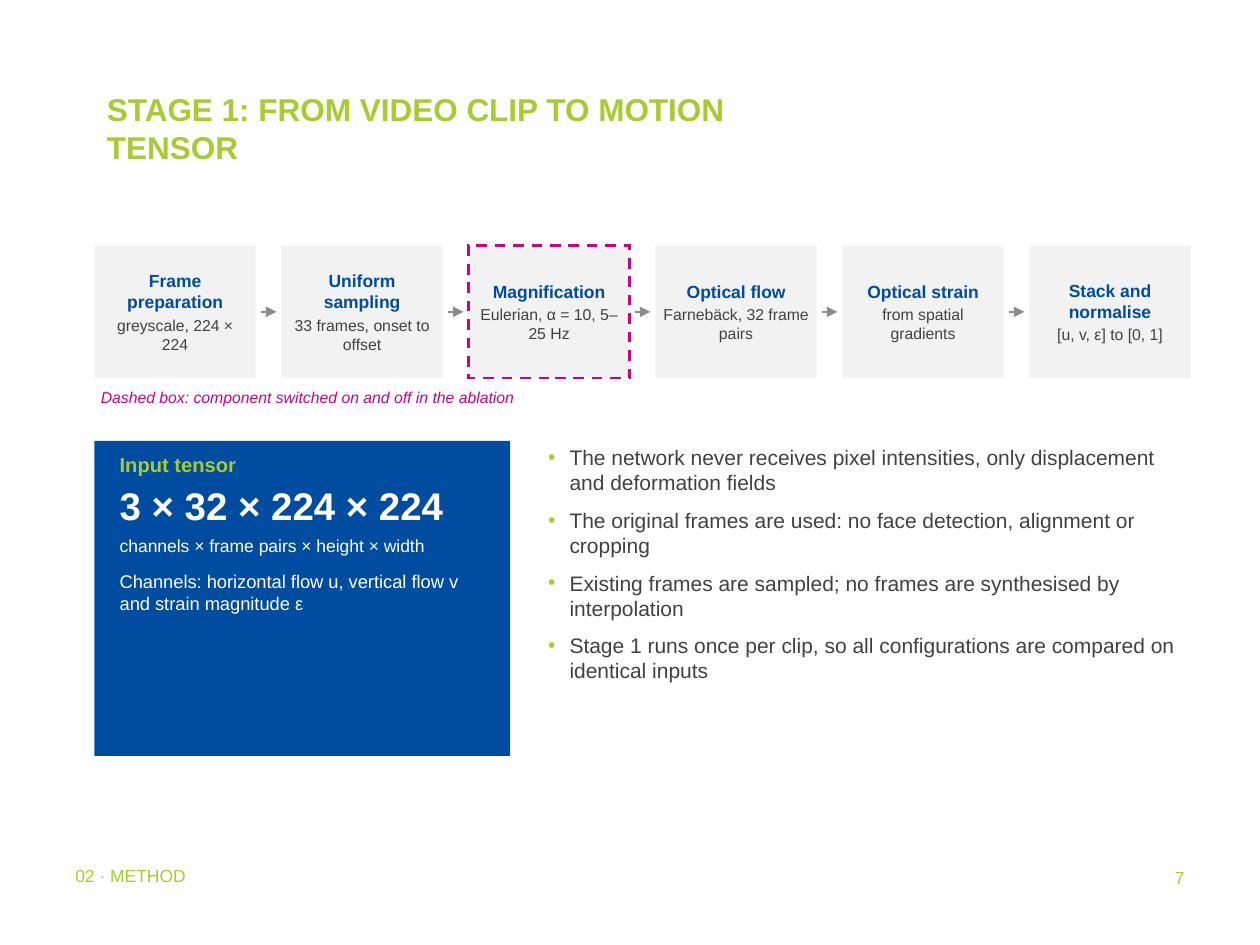
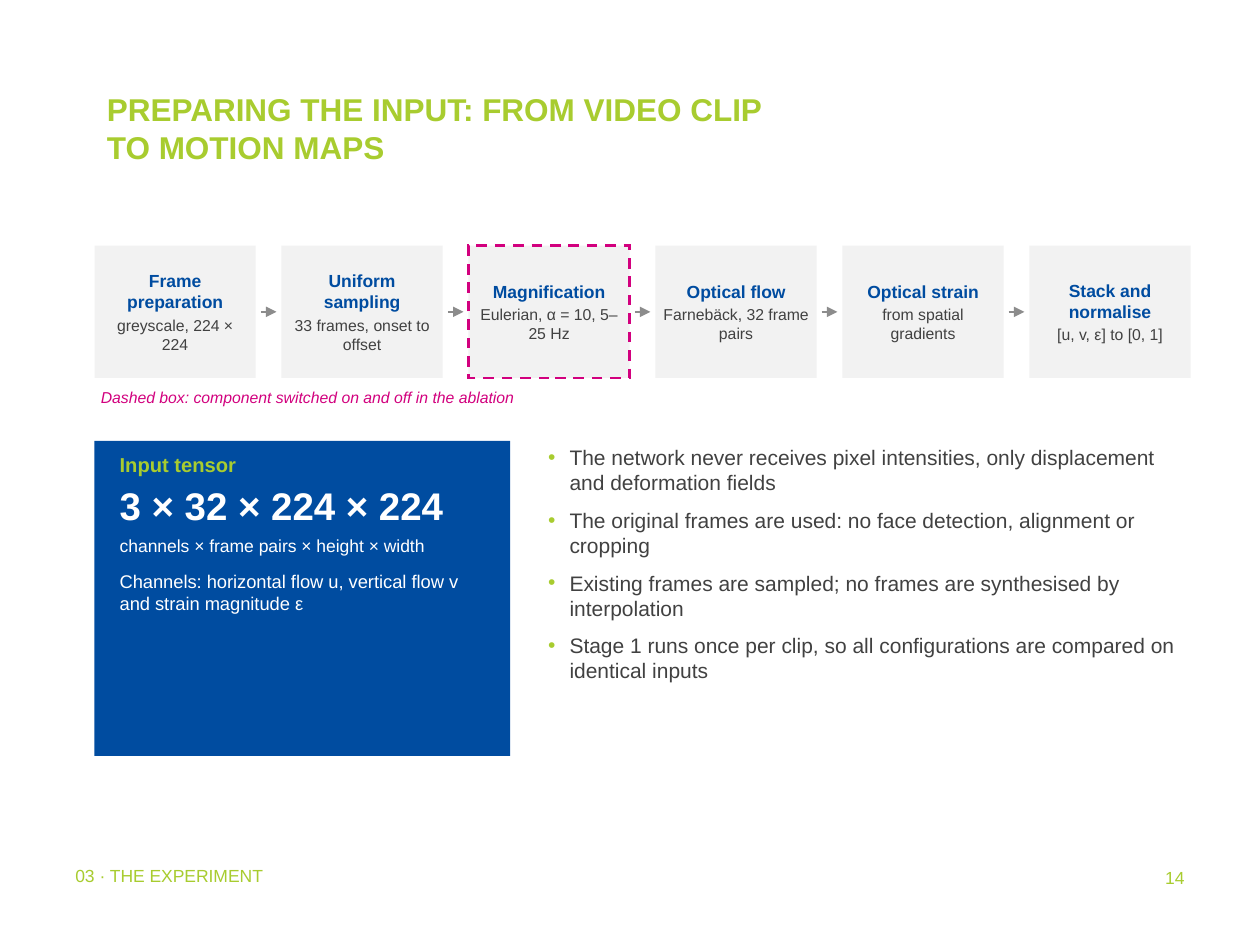
Before and after one commit to addhyan2000/FinalMERThesis, a slide deck: slide 14 of MER_Thesis_Defence.pptx (slide 7 before the commit). Drawn at 1260x945 pixels with LibreOffice and Linux fonts; fonts in the diff are those of the drawing; background and template pictures are left out. Boxes give left, top, right and bottom in pixels: in the first picture for what was removed or moved away, otherwise in the second. Text is boxed around its words. In the diff, an @@ line names an element or a change of style, - is before the commit and + after.

```diff
--- a/MER_Thesis_Defence.pptx
+++ b/MER_Thesis_Defence.pptx
@@ title at (x1=107, y1=99, x2=762, y2=160): text changed @@
-STAGE 1: FROM VIDEO CLIP TO MOTION TENSOR
+PREPARING THE INPUT: FROM VIDEO CLIP TO MOTION MAPS
@@ text at (x1=75, y1=870, x2=263, y2=882): text changed @@
-02 · METHOD
+03 · THE EXPERIMENT
@@ page number at (x1=1165, y1=872, x2=1184, y2=884): text changed @@
-7
+14
```
Also in this commit, not shown: 36 other slides changed, 9 slides added, 2 slides removed, 1 other file.
